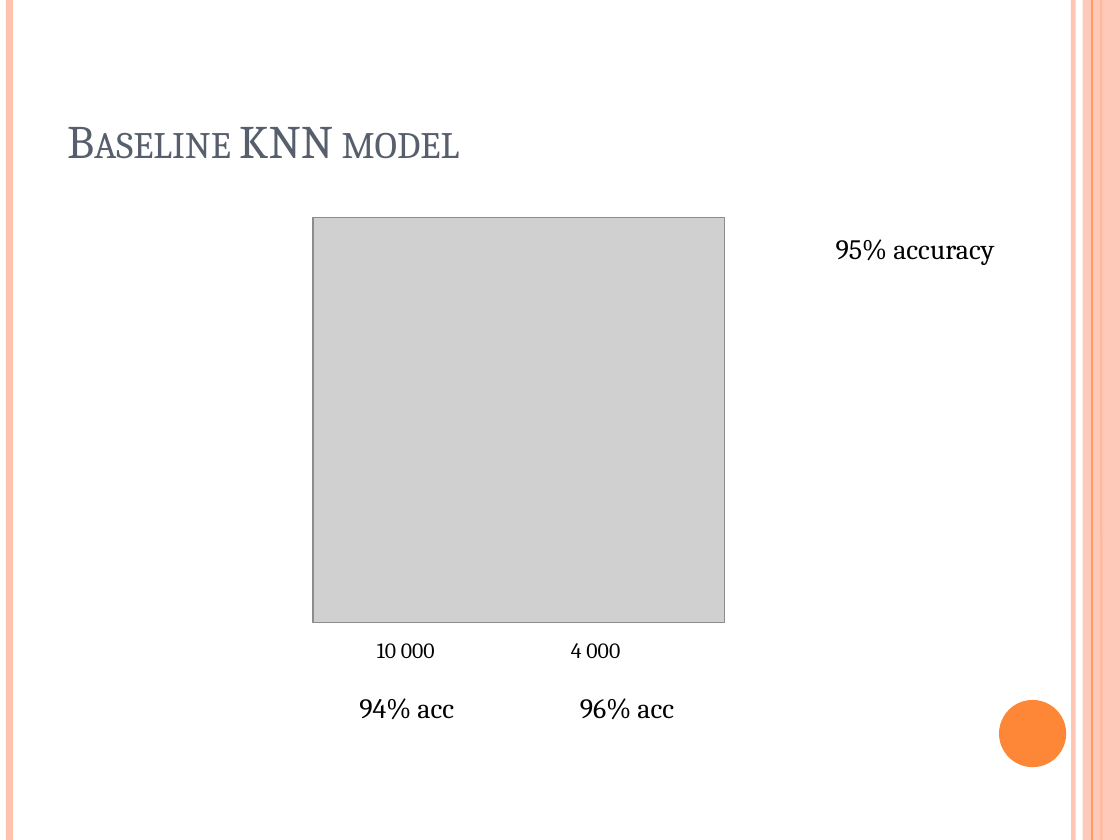
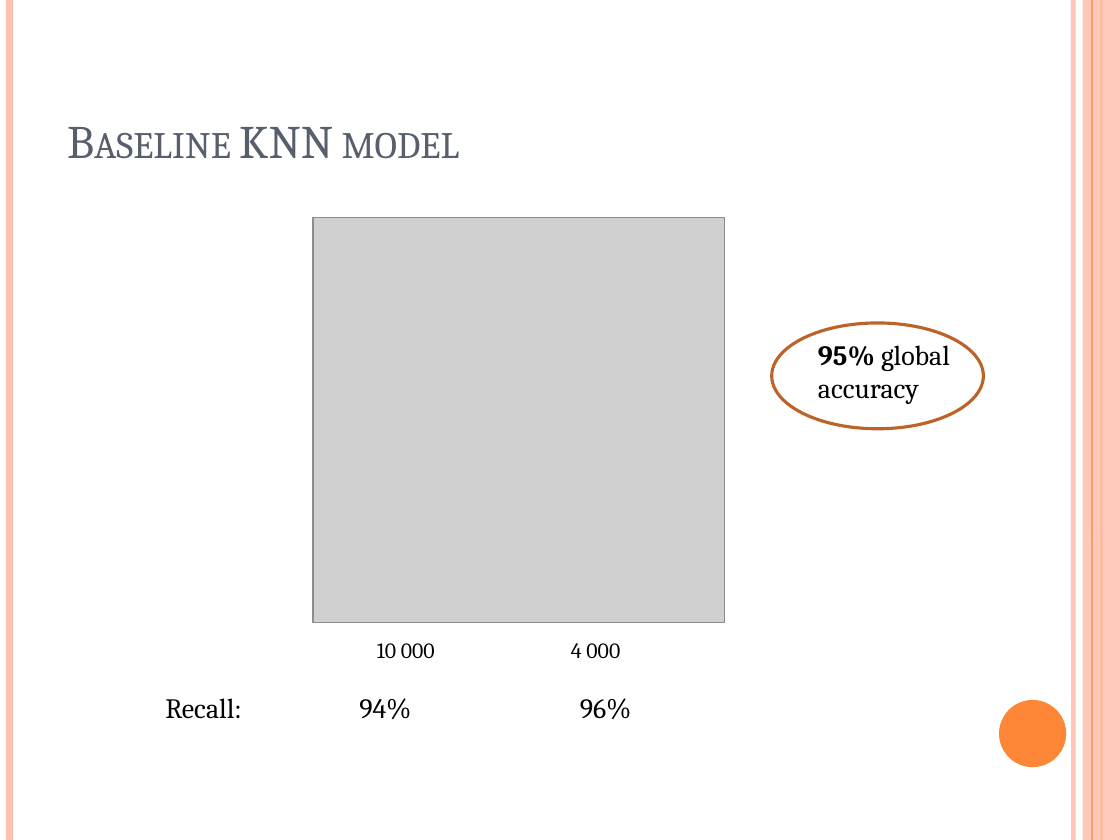
Before and after one commit to EmilieTrouillard/AdvCDA_case1, a slide deck: slide 4 of ECG_presentation3.pptx. Drawn at 1120x840 pixels with LibreOffice and Linux fonts; fonts in the diff are those of the drawing; grey boxes stand for pictures. Boxes give left, top, right and bottom in pixels: in the first picture for what was removed or moved away, otherwise in the second. Text is boxed around its words. In the diff, an @@ line names an element or a change of style, - is before the commit and + after.

```diff
--- a/ECG_presentation3.pptx
+++ b/ECG_presentation3.pptx
@@ ellipse added at <box>772,323,983,428</box>, outline #BC6329 2 pt @@
@@ text at <box>818,345,950,404</box>: text changed @@
-95% accuracy
+95% global
+accuracy
@@ text added at <box>165,698,241,719</box>, 18 pt, text #000000 @@
+Recall:
@@ text at <box>359,698,411,719</box>: text changed @@
-94% acc
+94%
@@ text at <box>580,698,631,719</box>: text changed @@
-96% acc
+96%
```
Also in this commit, not shown: 4 slides added, 1 slide removed, 3 other files.
